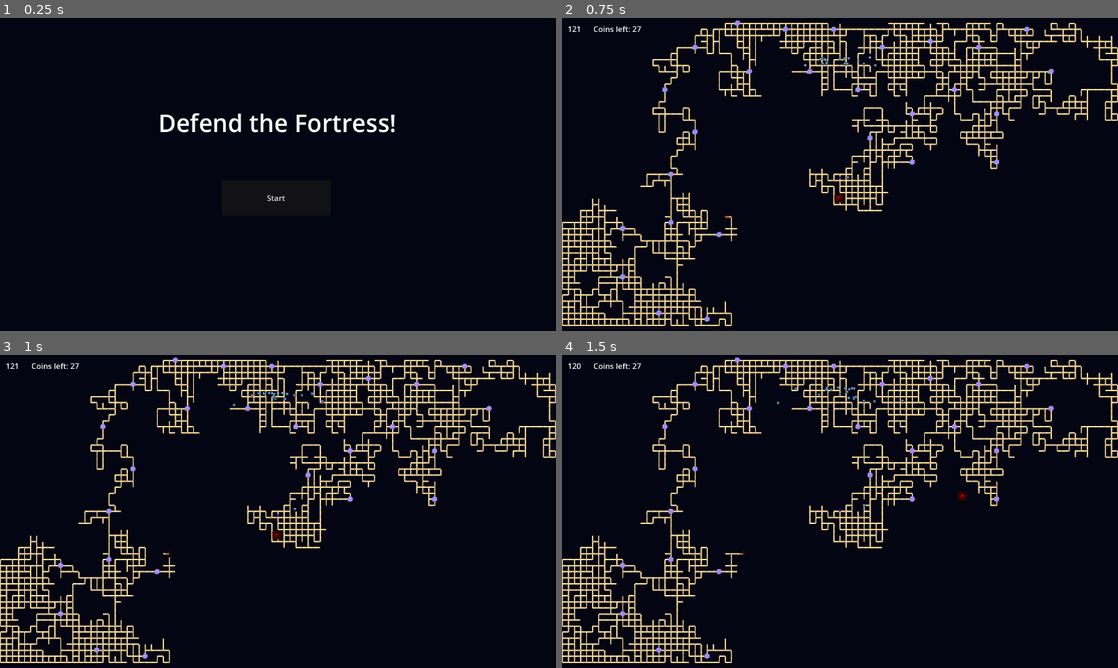
Above: before the commit, frames 1-4 (two rows, left to right).
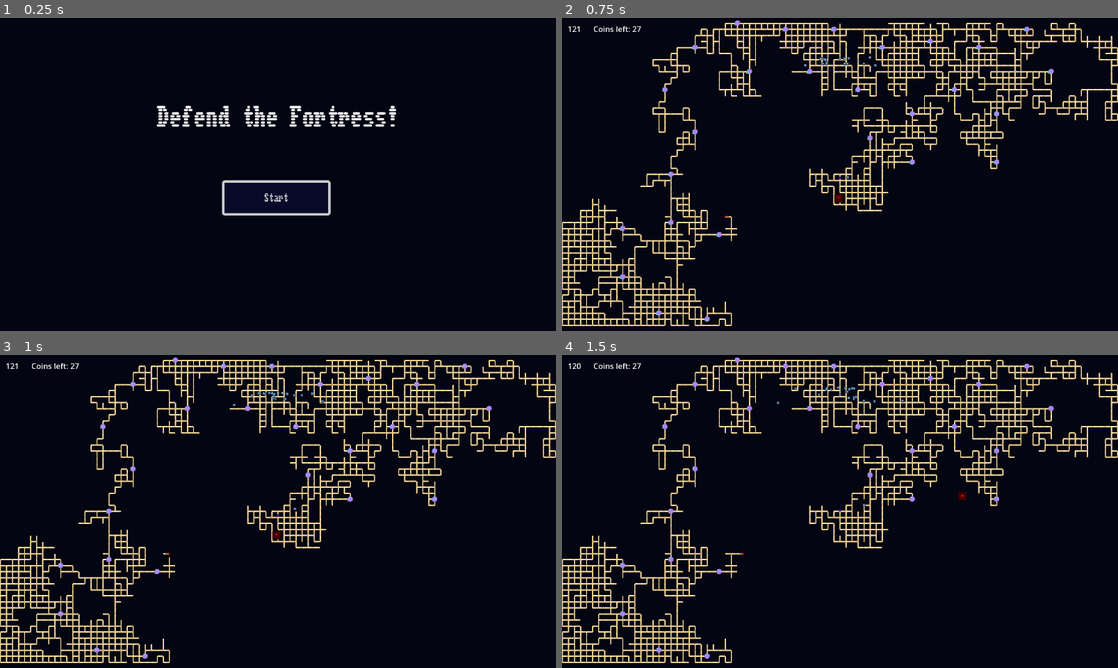
Above: after the commit, the same moments.

Repository: Kurooco/TwoDays
Game: Godot game, scene res://scenes/game_manager.tscn
Same seed, same stepped clock (60 frames per second), same inputs: the game is played once before the commit and once after it. The engine's default icon, where the game draws it, is replaced by a stand-in: a white triangle on a blue panel in a dark square.
Inputs (mouse positions are in pixels of both pictures, inside the frame that each line leads up to):
- Up to frame 1 (0.25 s): no input
- Up to frame 2 (0.75 s): click "Start" at 0.5 s
- Up to frame 3 (1 s): no input
- Up to frame 4 (1.5 s): move the mouse to (962, 495) at 1.27 s; hold W (up) from 1.28 s (still down); click (962, 495) at 1.35 s

The runs differ from the first frame. In frame 1, 2.3% of the frame differs, in the area x 28-72%, y 28-64%; in frame 2, nothing differs; in frame 3, nothing differs; in frame 4, nothing differs.

Commit message:
Added win screen, styled buttons

Diff:
--- /dev/null
+++ b/resources/button_background.tres
@@ -0,0 +1,14 @@
+[gd_resource type="StyleBoxFlat" format=3 uid="uid://c4l6ghylabytv"]
+
+[resource]
+bg_color = Color(0.035756, 0.0416729, 0.163822, 1)
+border_width_left = 5
+border_width_top = 5
+border_width_right = 5
+border_width_bottom = 5
+corner_radius_top_left = 5
+corner_radius_top_right = 5
+corner_radius_bottom_right = 5
+corner_radius_bottom_left = 5
+corner_detail = 20
+shadow_color = Color(1, 1, 1, 0.607843)
--- /dev/null
+++ b/resources/button_theme.tres
@@ -0,0 +1,24 @@
+[gd_resource type="Theme" load_steps=4 format=3 uid="uid://dqbpmu56mfygv"]
+
+[ext_resource type="FontFile" uid="uid://m2cn4sx6v0gg" path="res://fonts/Workbench-Regular-VariableFont_BLED,SCAN.ttf" id="1_y5of6"]
+[ext_resource type="StyleBox" uid="uid://c4l6ghylabytv" path="res://resources/button_background.tres" id="2_bkc0s"]
+
+[sub_resource type="StyleBoxFlat" id="StyleBoxFlat_5jtfs"]
+bg_color = Color(0.035756, 0.0416729, 0.163822, 1)
+border_width_left = 5
+border_width_top = 5
+border_width_right = 5
+border_width_bottom = 5
+corner_radius_top_left = 5
+corner_radius_top_right = 5
+corner_radius_bottom_right = 5
+corner_radius_bottom_left = 5
+corner_detail = 20
+shadow_color = Color(1, 1, 1, 0.607843)
+shadow_size = 3
+
+[resource]
+Button/font_sizes/font_size = 20
+Button/fonts/font = ExtResource("1_y5of6")
+Button/styles/hover = SubResource("StyleBoxFlat_5jtfs")
+Button/styles/normal = ExtResource("2_bkc0s")
--- a/scenes/menu.tscn
+++ b/scenes/menu.tscn
@@ -1,6 +1,7 @@
-[gd_scene load_steps=3 format=3 uid="uid://dk1kchy4lstom"]
+[gd_scene load_steps=4 format=3 uid="uid://dk1kchy4lstom"]
 
 [ext_resource type="PackedScene" uid="uid://dgli77mh004mr" path="res://scenes/switch_screen_button.tscn" id="1_fju84"]
+[ext_resource type="FontFile" uid="uid://m2cn4sx6v0gg" path="res://fonts/Workbench-Regular-VariableFont_BLED,SCAN.ttf" id="1_fou4e"]
 [ext_resource type="PackedScene" uid="uid://cbpbwbt3gb260" path="res://scenes/main.tscn" id="2_6icf1"]
 
 [node name="CanvasLayer" type="CanvasLayer"]
@@ -14,6 +15,7 @@
 offset_right = 248.0
 offset_bottom = 259.0
 grow_horizontal = 2
+theme_override_fonts/font = ExtResource("1_fou4e")
 theme_override_font_sizes/font_size = 50
 text = "Defend the Fortress!"
 
@@ -25,3 +27,4 @@
 text = "Start
 "
 scene = ExtResource("2_6icf1")
+replacement_mode = 1
--- a/scenes/switch_screen_button.tscn
+++ b/scenes/switch_screen_button.tscn
@@ -1,10 +1,12 @@
-[gd_scene load_steps=2 format=3 uid="uid://dgli77mh004mr"]
+[gd_scene load_steps=3 format=3 uid="uid://dgli77mh004mr"]
 
 [ext_resource type="Script" path="res://scripts/switch_screen_button.gd" id="1_v6x2l"]
+[ext_resource type="Theme" uid="uid://dqbpmu56mfygv" path="res://resources/button_theme.tres" id="1_vf2yi"]
 
 [node name="SwitchScreenButton" type="Button"]
 offset_right = 8.0
 offset_bottom = 8.0
+theme = ExtResource("1_vf2yi")
 text = "Switch"
 script = ExtResource("1_v6x2l")
 
--- a/scenes/win_screen.tscn
+++ b/scenes/win_screen.tscn
@@ -1,8 +1,16 @@
-[gd_scene format=3 uid="uid://dfueu34mftwxs"]
+[gd_scene load_steps=5 format=3 uid="uid://dfueu34mftwxs"]
+
+[ext_resource type="FontFile" uid="uid://m2cn4sx6v0gg" path="res://fonts/Workbench-Regular-VariableFont_BLED,SCAN.ttf" id="1_32iou"]
+[ext_resource type="PackedScene" uid="uid://dgli77mh004mr" path="res://scenes/switch_screen_button.tscn" id="2_wdlkv"]
+[ext_resource type="PackedScene" uid="uid://dk1kchy4lstom" path="res://scenes/menu.tscn" id="3_xybes"]
+
+[sub_resource type="StyleBoxFlat" id="StyleBoxFlat_7bg4t"]
+bg_color = Color(0.580392, 0.290196, 0.666667, 0.780392)
 
 [node name="CanvasLayer" type="CanvasLayer"]
 
 [node name="Panel" type="Panel" parent="."]
+z_index = -1
 anchors_preset = 8
 anchor_left = 0.5
 anchor_top = 0.5
@@ -14,10 +22,28 @@
 offset_bottom = 198.0
 grow_horizontal = 2
 grow_vertical = 2
+theme_override_styles/panel = SubResource("StyleBoxFlat_7bg4t")
 
-[node name="Label" type="Label" parent="."]
-offset_left = 243.0
-offset_top = 155.0
-offset_right = 453.0
-offset_bottom = 178.0
+[node name="Label" type="Label" parent="Panel"]
+layout_mode = 1
+anchors_preset = 5
+anchor_left = 0.5
+anchor_right = 0.5
+offset_left = -202.5
+offset_top = 15.0
+offset_right = 202.5
+offset_bottom = 46.0
+grow_horizontal = 2
+theme_override_fonts/font = ExtResource("1_32iou")
+theme_override_font_sizes/font_size = 30
 text = "Okay, so you won. Big deal."
+
+[node name="SwitchScreenButton" parent="." instance=ExtResource("2_wdlkv")]
+offset_left = 456.0
+offset_top = 288.0
+offset_right = 693.0
+offset_bottom = 351.0
+text = "Back to Menu
+"
+scene = ExtResource("3_xybes")
+replacement_mode = 2
--- a/scripts/game_manager.gd
+++ b/scripts/game_manager.gd
@@ -18,9 +18,13 @@
 func pop():
 	if(!level_stack.is_empty()):
 		level_stack.pop_back().queue_free()
-		if(!level_stack.is_empty()):
-			add_child(level_stack.back())
+		#if(!level_stack.is_empty()):
+		#	add_child(level_stack.back())
 
 func replace_with_scene(level: PackedScene):
 	pop()
 	add_scene_to_stack(level)
+
+func clear_stack():
+	while(!level_stack.is_empty()):
+		pop()
--- a/scripts/main.gd
+++ b/scripts/main.gd
@@ -14,6 +14,8 @@
 		#$CanvasLayer/Win.show()
 		get_tree().call_group("cannons", "stop")
 		$CanvasLayer/Timer.paused = true
+		Autoload.game_manager.add_scene_to_stack(load("res://scenes/win_screen.tscn"))
+		set_process(false)
 
 
 func _on_timer_timeout():
--- a/scripts/switch_screen_button.gd
+++ b/scripts/switch_screen_button.gd
@@ -1,10 +1,16 @@
 extends Button
 
 @export var scene : PackedScene
-@export var replace_previous_scene : bool = true
+@export_enum("None", "Replace Previous", "Clear All", "Go Back") var replacement_mode: int
+
 
 func _on_button_down():
-	if(replace_previous_scene):
+	if(replacement_mode == 0):
+		Autoload.game_manager.add_scene_to_stack(scene)
+	if(replacement_mode == 1):
 		Autoload.game_manager.replace_with_scene(scene)
-	else:
+	if(replacement_mode == 2):
+		Autoload.game_manager.clear_stack()
 		Autoload.game_manager.add_scene_to_stack(scene)
+	if(replacement_mode == 3):
+		Autoload.game_manager.pop()
Not shown, added: fonts/OFL.txt
Not shown, added: fonts/README.txt
Binary file added: fonts/Workbench-Regular-VariableFont_BLED,SCAN.ttf
Not shown, added: fonts/Workbench-Regular-VariableFont_BLED,SCAN.ttf.import
